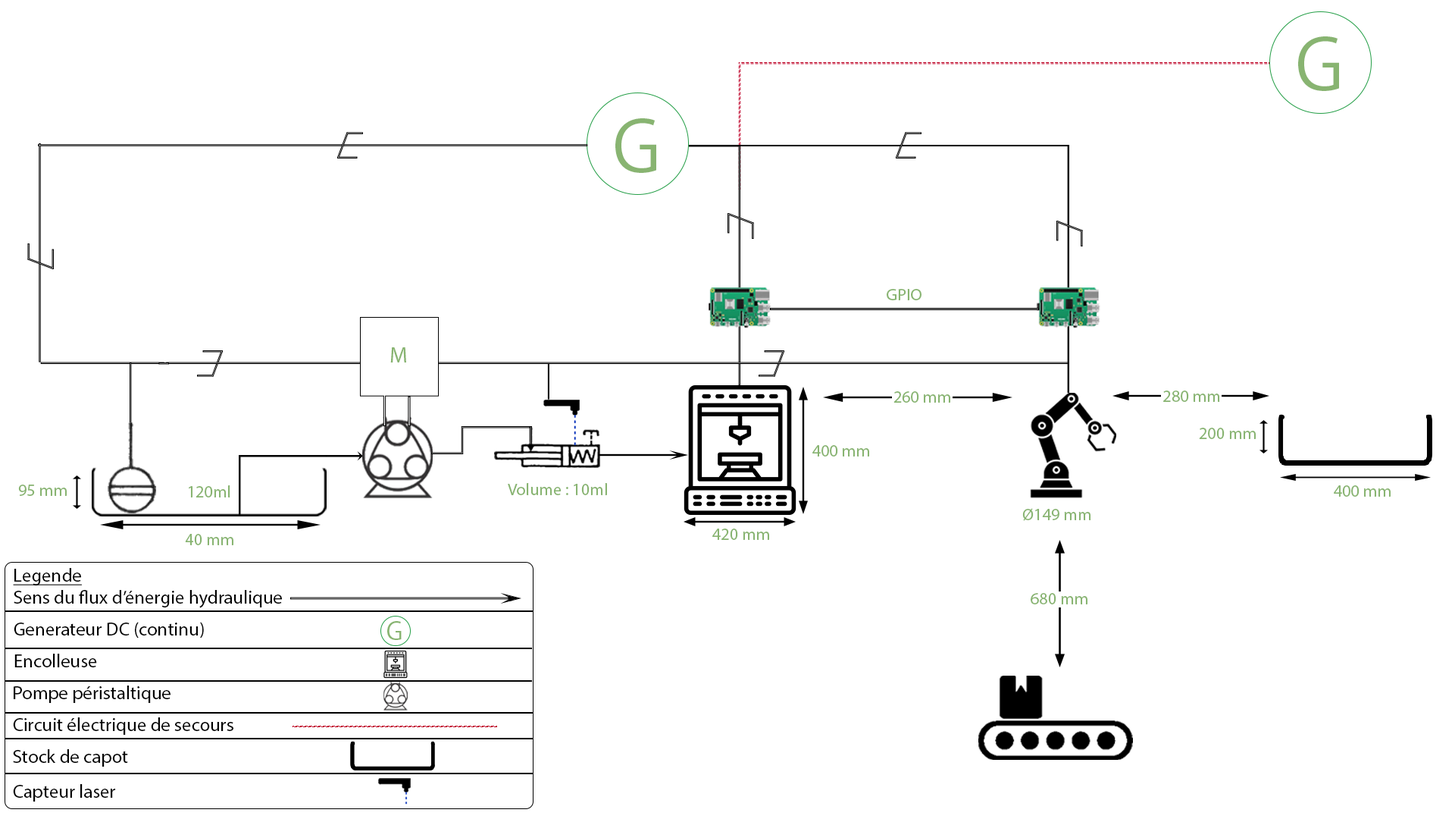
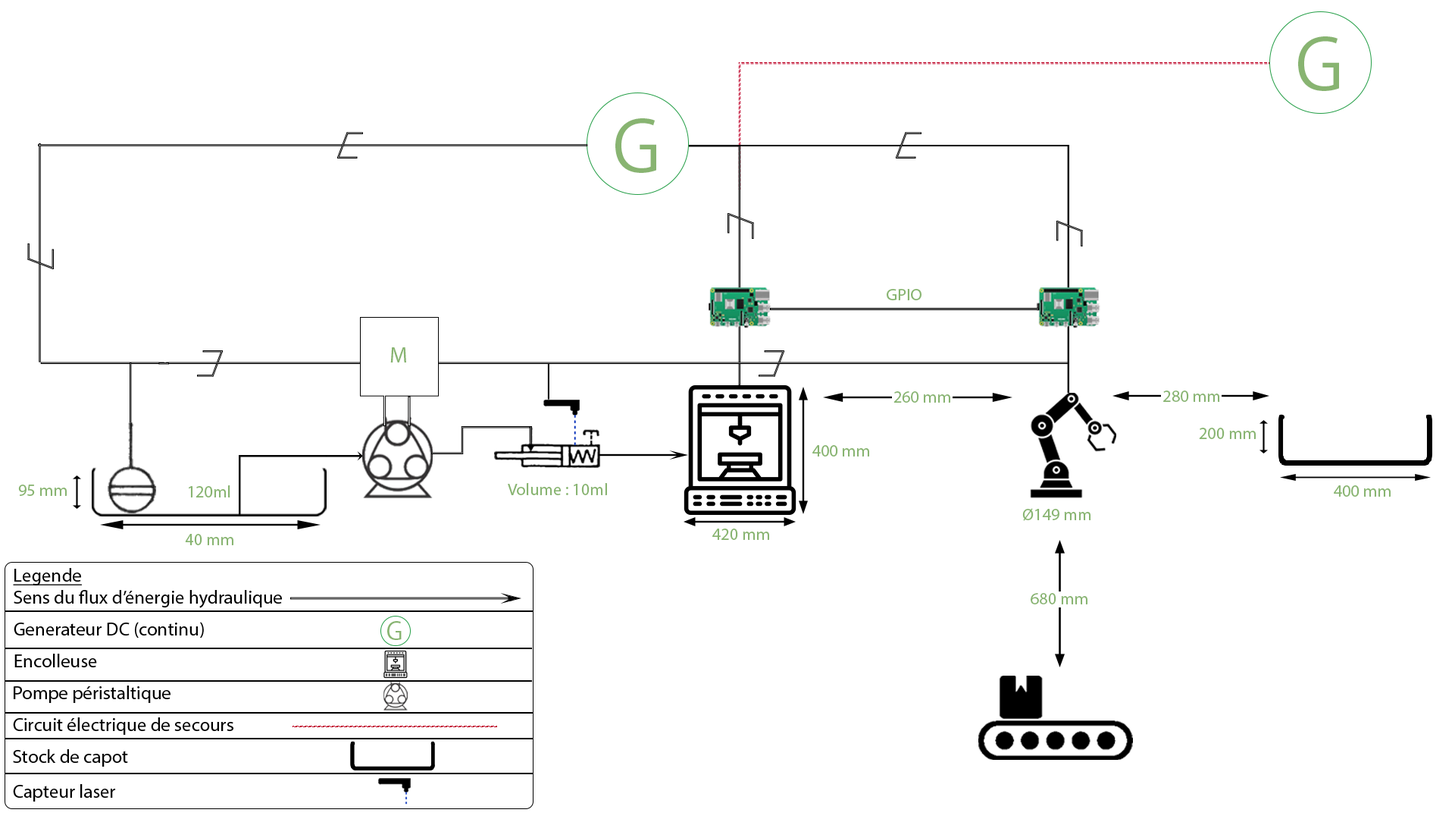
The second 1455×819 image is a revision of the first. Changes to its layers:
hid "Calque 0" over left=12, top=288, right=1391, bottom=802
